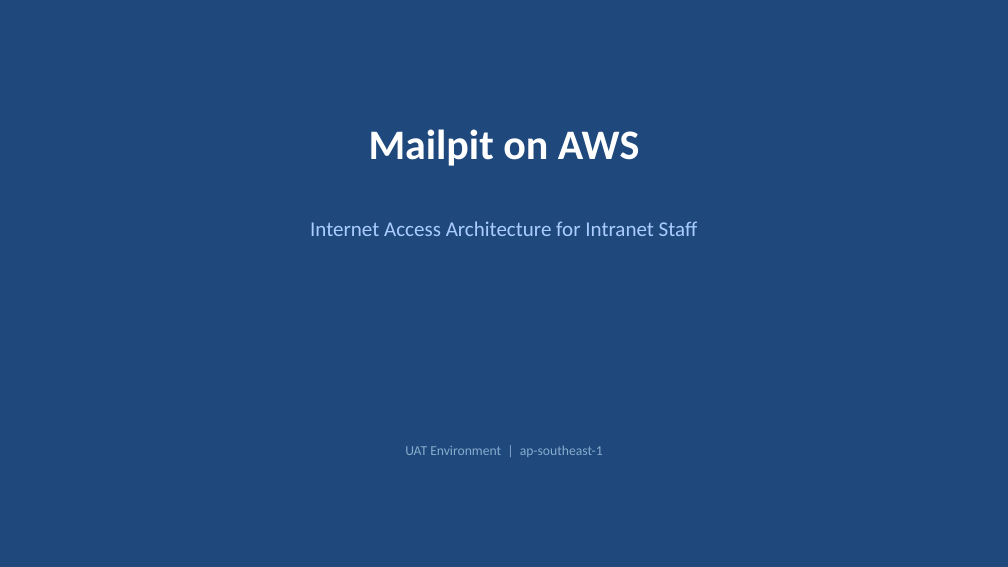
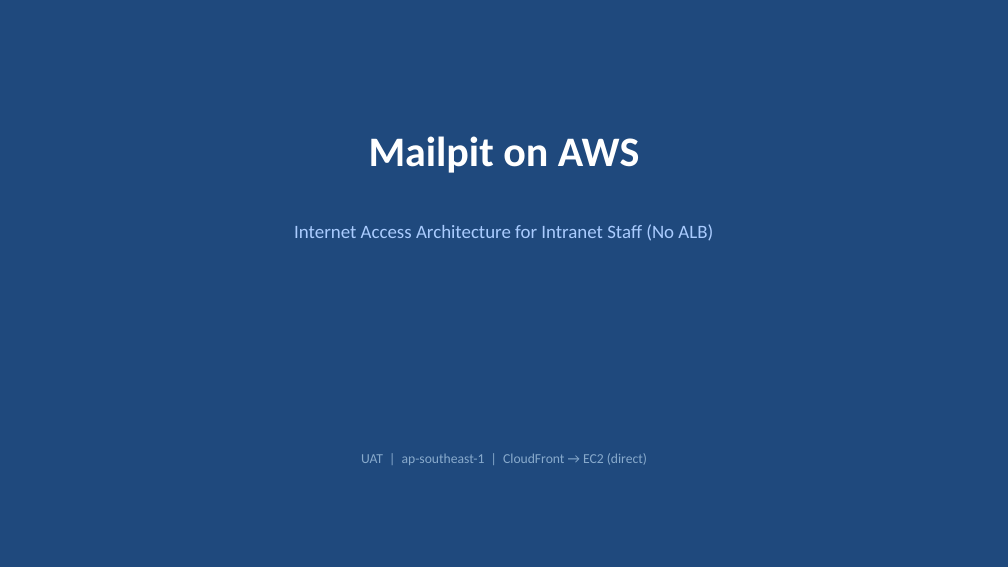
Before and after one commit to kktanws1-cpu/Cloudwatchdashboard, a slide deck: slide 1 of infrastructure/mailpit/Mailpit_Architecture_Update.pptx. Drawn at 1008x567 pixels with LibreOffice and Linux fonts; fonts in the diff are those of the drawing. Boxes give left, top, right and bottom in pixels: in the first picture for what was removed or moved away, otherwise in the second. Text is boxed around its words. In the diff, an @@ line names an element or a change of style, - is before the commit and + after.

```diff
--- a/infrastructure/mailpit/Mailpit_Architecture_Update.pptx
+++ b/infrastructure/mailpit/Mailpit_Architecture_Update.pptx
@@ text "Mailpit on AWS" moved from (x1=369, y1=129, x2=639, y2=166) to (x1=369, y1=136, x2=639, y2=173) @@
@@ text at (x1=294, y1=224, x2=713, y2=241): text changed; size 20 to 18 pt @@
-Internet Access Architecture for Intranet Staff
+Internet Access Architecture for Intranet Staff (No ALB)
@@ text at (x1=361, y1=453, x2=647, y2=465): text changed @@
-UAT Environment | ap-southeast-1
+UAT | ap-southeast-1 | CloudFront → EC2 (direct)
```
Also in this commit, not shown: 3 other slides changed, 1 slide added, 1 slide removed, 2 other files.
